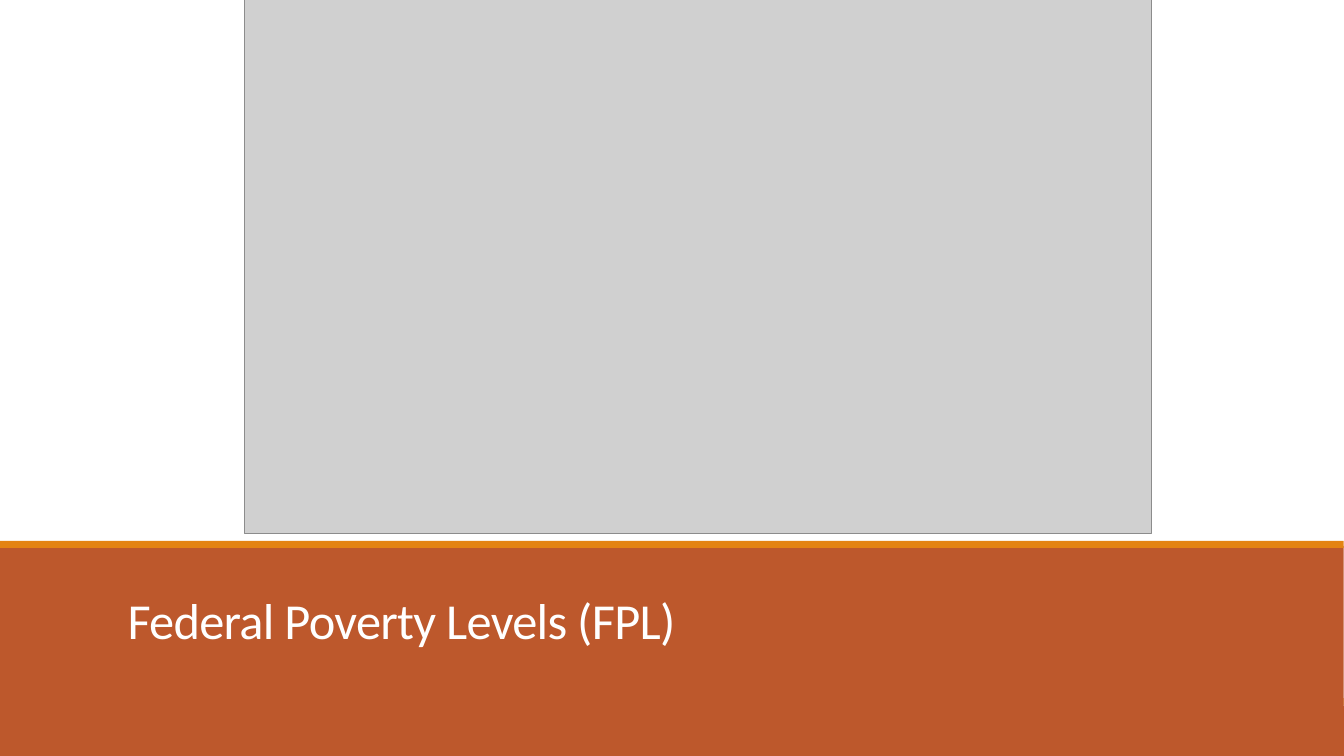
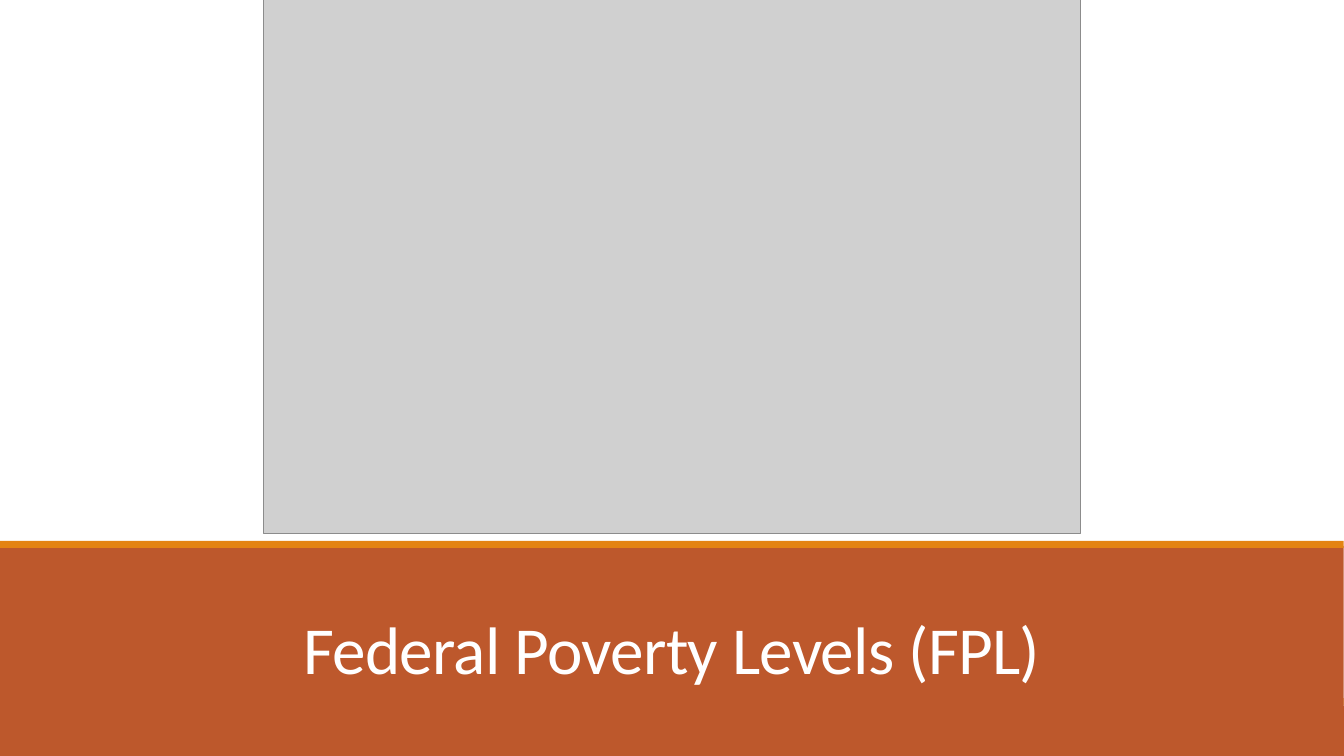
Before and after one commit to bryanclanton/TennCare-Enrollment-Analysis, a slide deck: slide 5 of Impacts to TennCare.pptx. Drawn at 1344x756 pixels with LibreOffice and Linux fonts; fonts in the diff are those of the drawing; grey boxes stand for pictures. Boxes give left, top, right and bottom in pixels: in the first picture for what was removed or moved away, otherwise in the second. Text is boxed around its words. In the diff, an @@ line names an element or a change of style, - is before the commit and + after.

```diff
--- a/Impacts to TennCare.pptx
+++ b/Impacts to TennCare.pptx
@@ picture resized from (x1=244, y1=0, x2=1151, y2=533) to (x1=263, y1=0, x2=1081, y2=533) @@
@@ title "Federal Poverty Levels (FPL)" moved from (x1=128, y1=602, x2=675, y2=647) to (x1=303, y1=625, x2=1040, y2=685) @@
@@ title "Federal Poverty Levels (FPL)" at (x1=303, y1=625, x2=1040, y2=685): size 36 to 48 pt; alignment left to centre @@
```
Also in this commit, not shown: 4 other slides changed, 2 other files.
